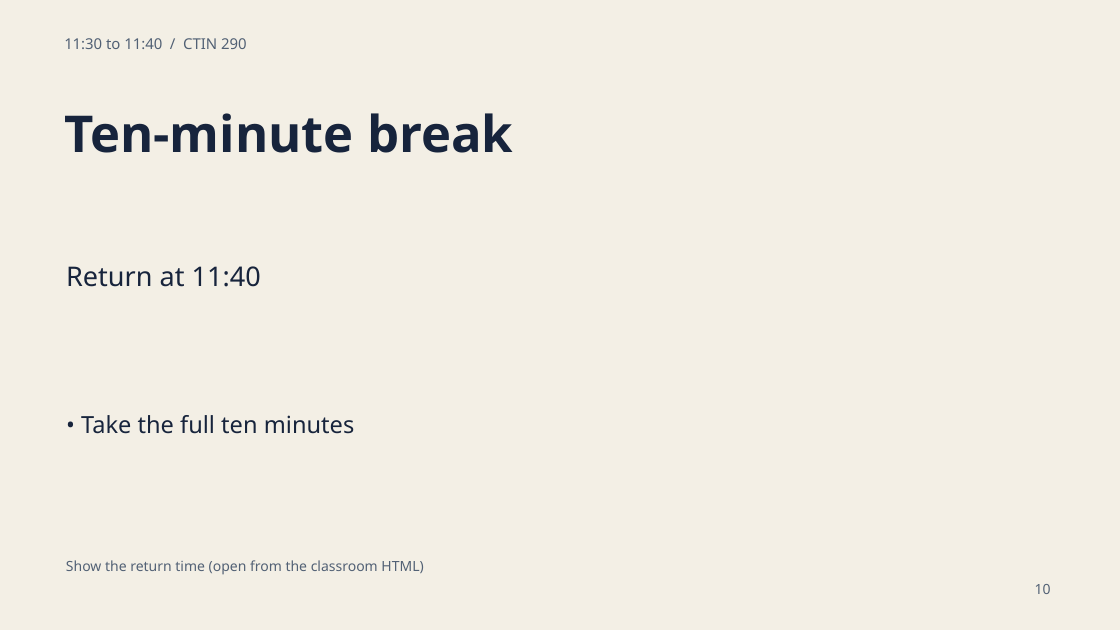
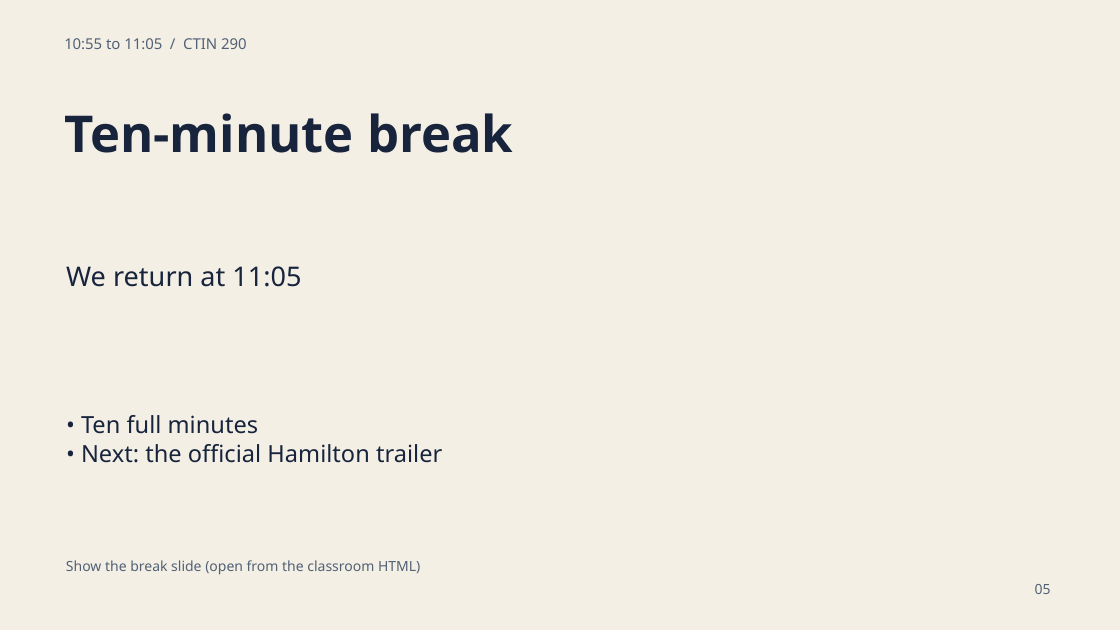
Before and after one commit to GordonUSC/the-cabinet, a slide deck: slide 5 of ctin290-september-21/CLASSROOM/CTIN-290-Classroom-Slides.pptx (slide 10 before the commit). Drawn at 1120x630 pixels with LibreOffice and Linux fonts; fonts in the diff are those of the drawing. Boxes give left, top, right and bottom in pixels: in the first picture for what was removed or moved away, otherwise in the second. Text is boxed around its words. In the diff, an @@ line names an element or a change of style, - is before the commit and + after.

Commit message:
Unify CTIN 290 packet around approved Critical Role cold open

```diff
--- a/ctin290-september-21/CLASSROOM/CTIN-290-Classroom-Slides.pptx
+++ b/ctin290-september-21/CLASSROOM/CTIN-290-Classroom-Slides.pptx
@@ text at [64,38,247,49]: text changed @@
-11:30 to 11:40 / CTIN 290
+10:55 to 11:05 / CTIN 290
@@ text at [66,266,301,287]: text changed @@
-Return at 11:40
+We return at 11:05
@@ text at [81,415,442,463]: text changed @@
-• Take the full ten minutes
+• Ten full minutes
+• Next: the official Hamilton trailer
@@ text at [66,560,420,575]: text changed @@
-Show the return time (open from the classroom HTML)
+Show the break slide (open from the classroom HTML)
@@ text at [1035,584,1051,594]: text changed @@
-10
+05
```
Also in this commit, not shown: 11 other slides changed, 3 slides removed, 18 other files.
